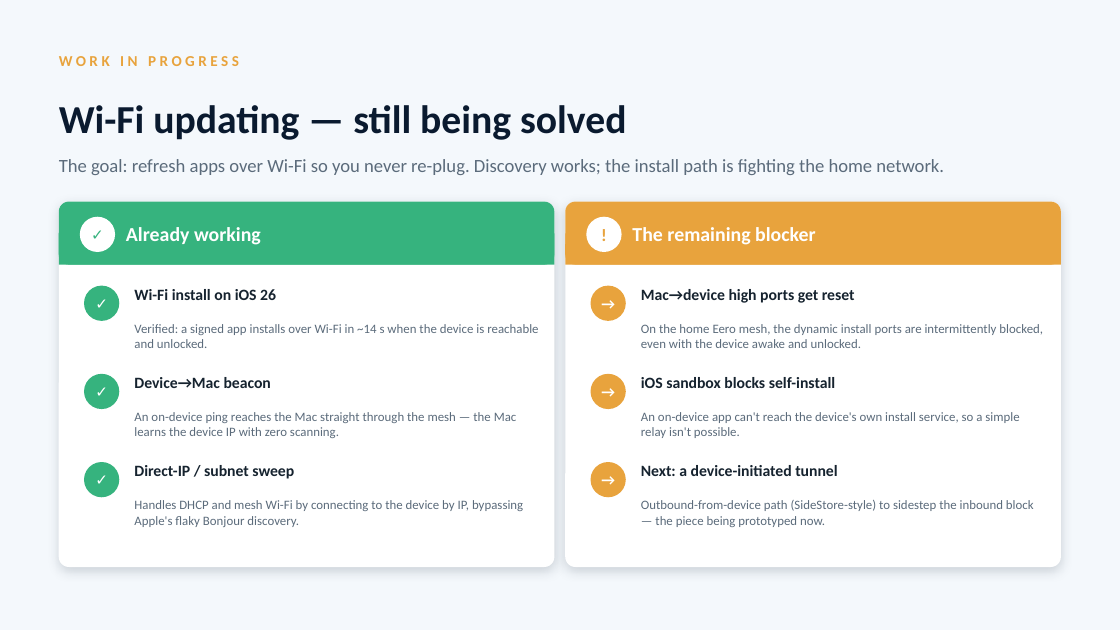
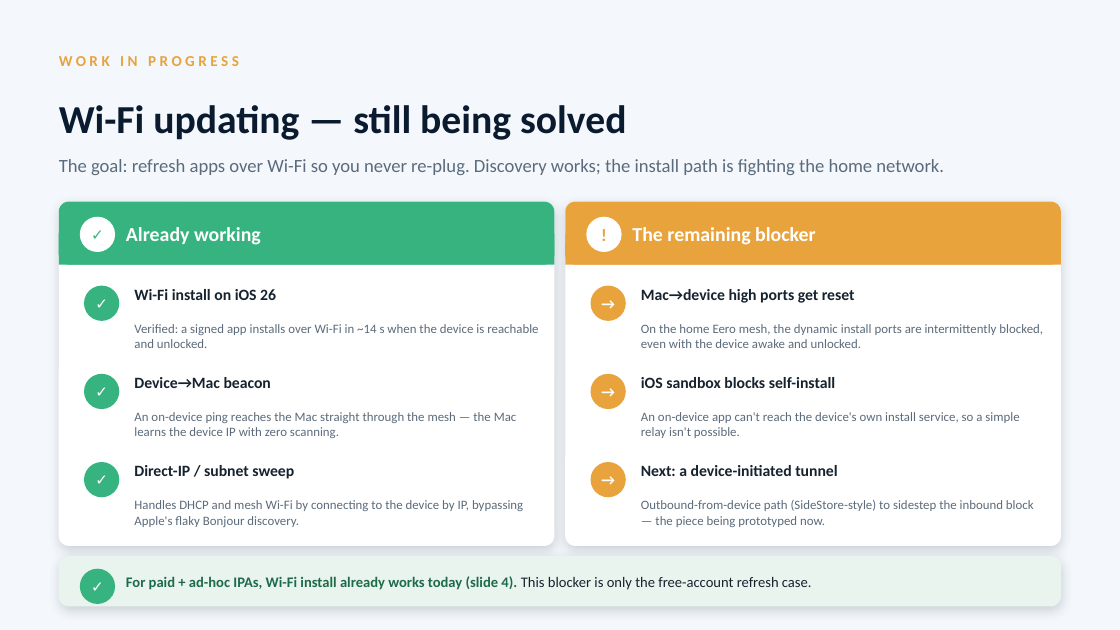
Before and after one commit to johnbuckman/iSideload, a slide deck: slide 9 of docs/iSideload.pptx (slide 10 before the commit). Drawn at 1120x630 pixels with LibreOffice and Linux fonts; fonts in the diff are those of the drawing. Boxes give left, top, right and bottom in pixels: in the first picture for what was removed or moved away, otherwise in the second. Text is boxed around its words. In the diff, an @@ line names an element or a change of style, - is before the commit and + after.

```diff
--- a/docs/iSideload.pptx
+++ b/docs/iSideload.pptx
@@ rounded rectangle: place and size @@
-rounded rectangle at (59,202,555,567)
+rounded rectangle at (59,202,555,546)
@@ rounded rectangle at (59,202,555,546): proportions changed @@
@@ rounded rectangle at (565,202,1061,546): proportions changed @@
@@ rounded rectangle: place and size @@
-rounded rectangle at (565,202,1061,567)
+rounded rectangle at (565,202,1061,546)
@@ rounded rectangle added at (59,556,1061,607), fill #E9F4EE @@
@@ ellipse added at (80,569,115,604), fill #36B37E @@
@@ text added at (80,569,115,604), 13 pt, text #FFFFFF, bold @@
+✓
@@ text added at (126,576,812,590), 12.5 pt, text #1E6B4A, bold @@
+For paid + ad-hoc IPAs, Wi-Fi install already works today (slide 4). This blocker is only the free-account refresh case.
```
Also in this commit, not shown: 1 slide added, 2 slides removed, 1 other file.
